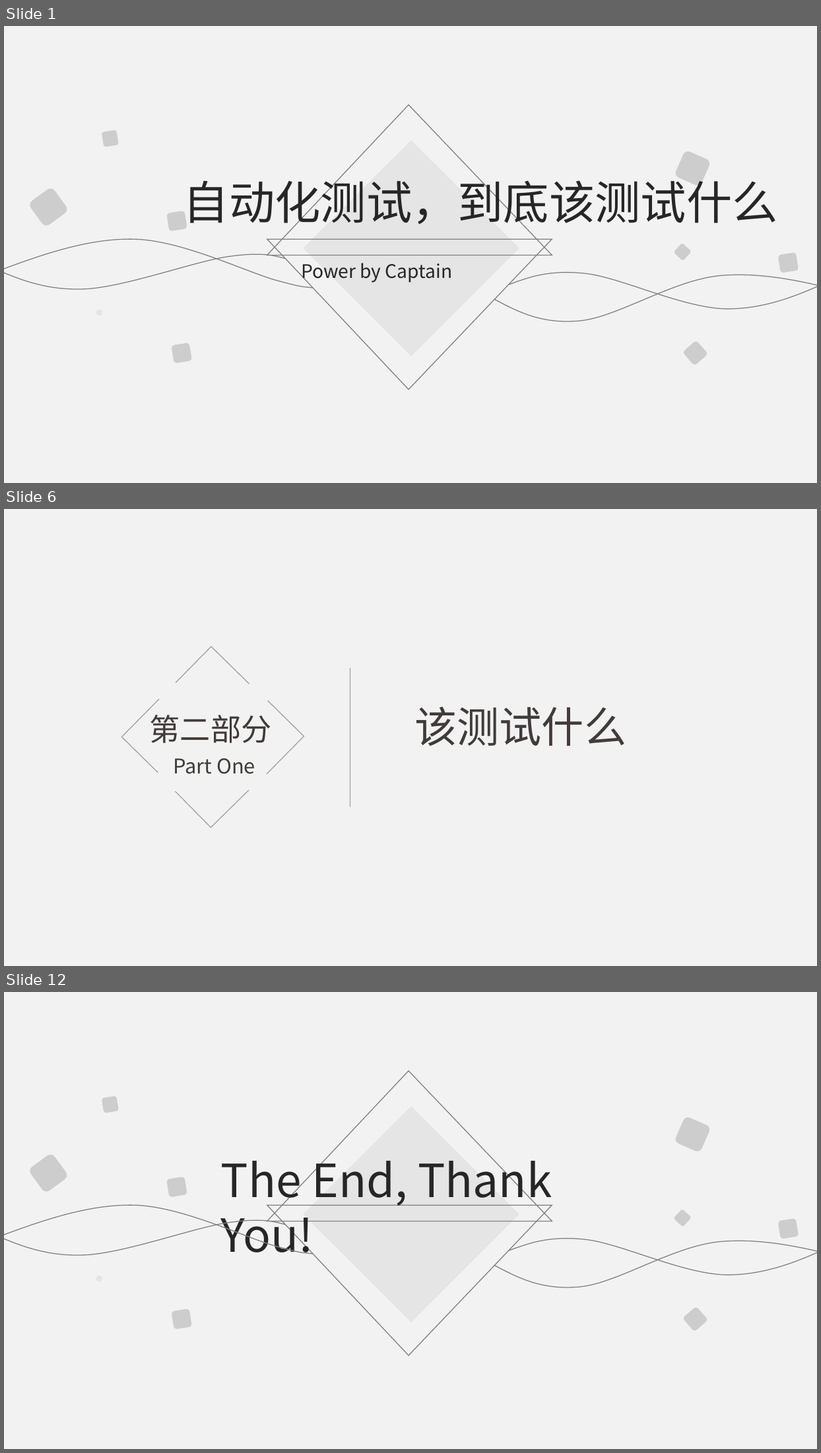
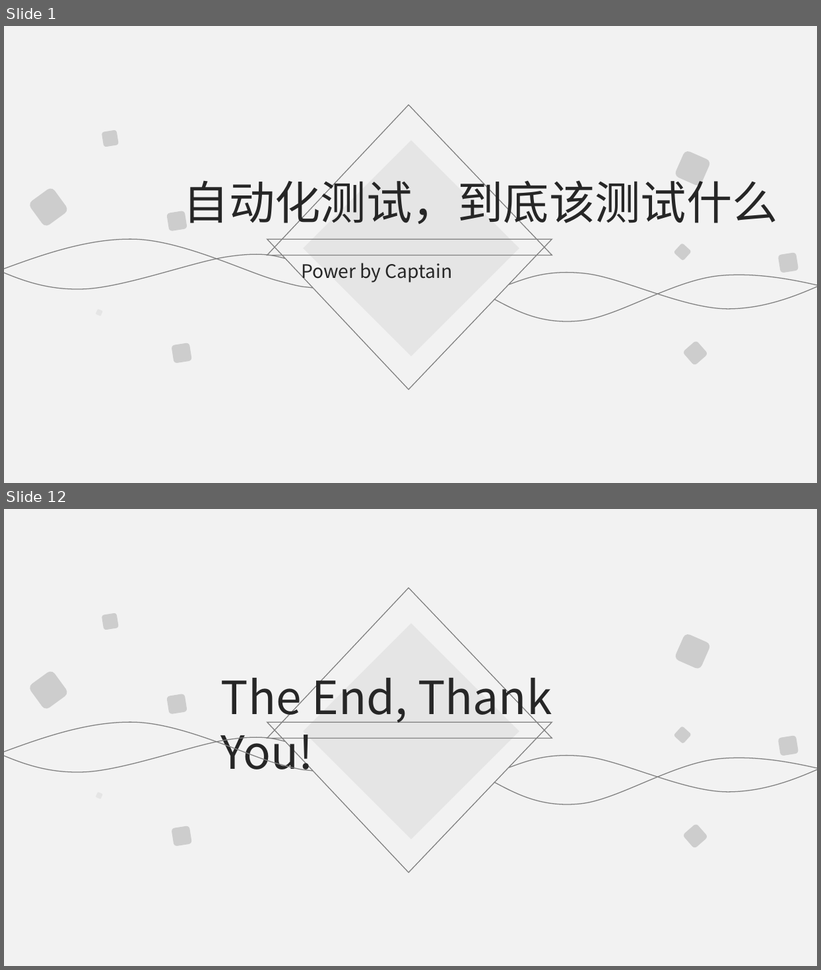
Before and after one commit to jungleguo/ReadNotes, a slide deck: 分享/自动化测试，到底该测些什么.pptx. Shown one above the other, each under a label of ours: slides 1, 6 and 12 before the commit, slides 1 and 12 after it; the slides between them are not shown. The pictures are 821x1453 and 821x970 pixels, drawn with LibreOffice and Linux fonts; fonts in the diff are those of the drawing. Boxes give left, top, right and bottom in pixels: in the first picture for what was removed or moved away, otherwise in the second. Text is boxed around its words. In the diff, an @@ line names an element or a change of style, - is before the commit and + after.

```diff
--- a/分享/自动化测试，到底该测些什么.pptx
+++ b/分享/自动化测试，到底该测些什么.pptx
@@ slide 6 removed at box(4, 509, 817, 966), background #FFFFFF; not listed: 1 template element that a slide beside it also shows @@
@@ freeform shape removed at box(350, 668, 350, 807) @@
@@ text removed at box(150, 715, 272, 743) @@
-第二部分
@@ text removed at box(415, 707, 626, 746) @@
-该测试什么
@@ text removed at box(173, 758, 255, 774) @@
-Part One
@@ group removed at box(121, 647, 304, 828): 4 freeform shapes @@
```
Also in this commit, not shown: 8 slides changed, 2 slides added, 1 other slide removed.
